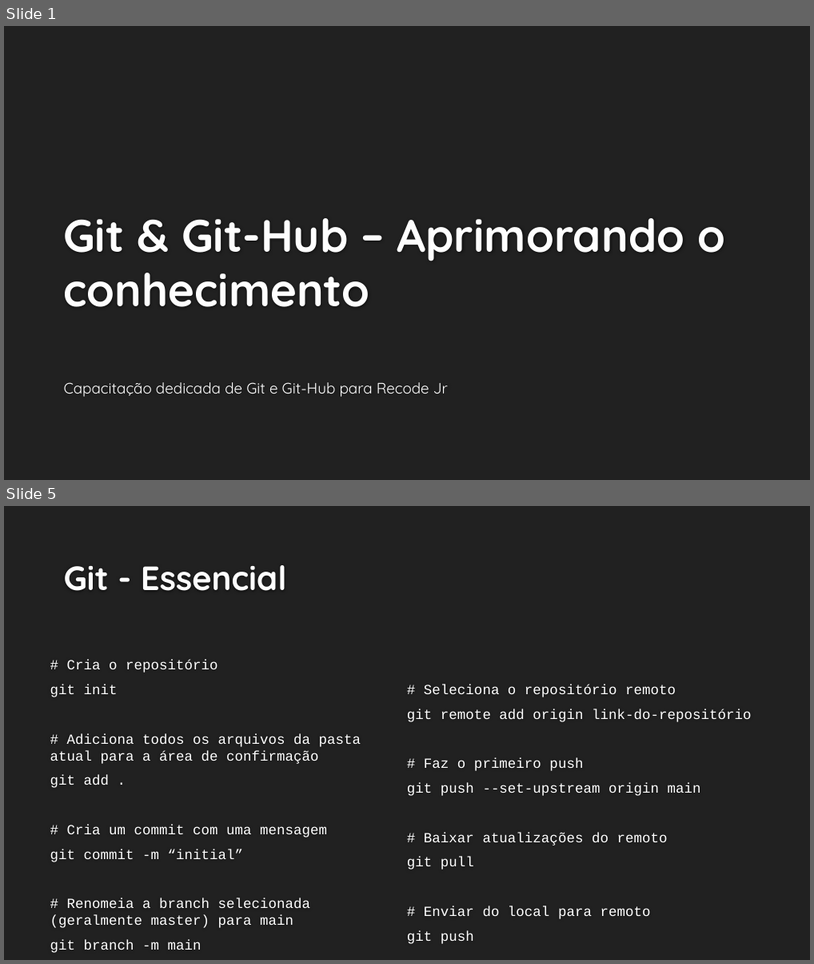
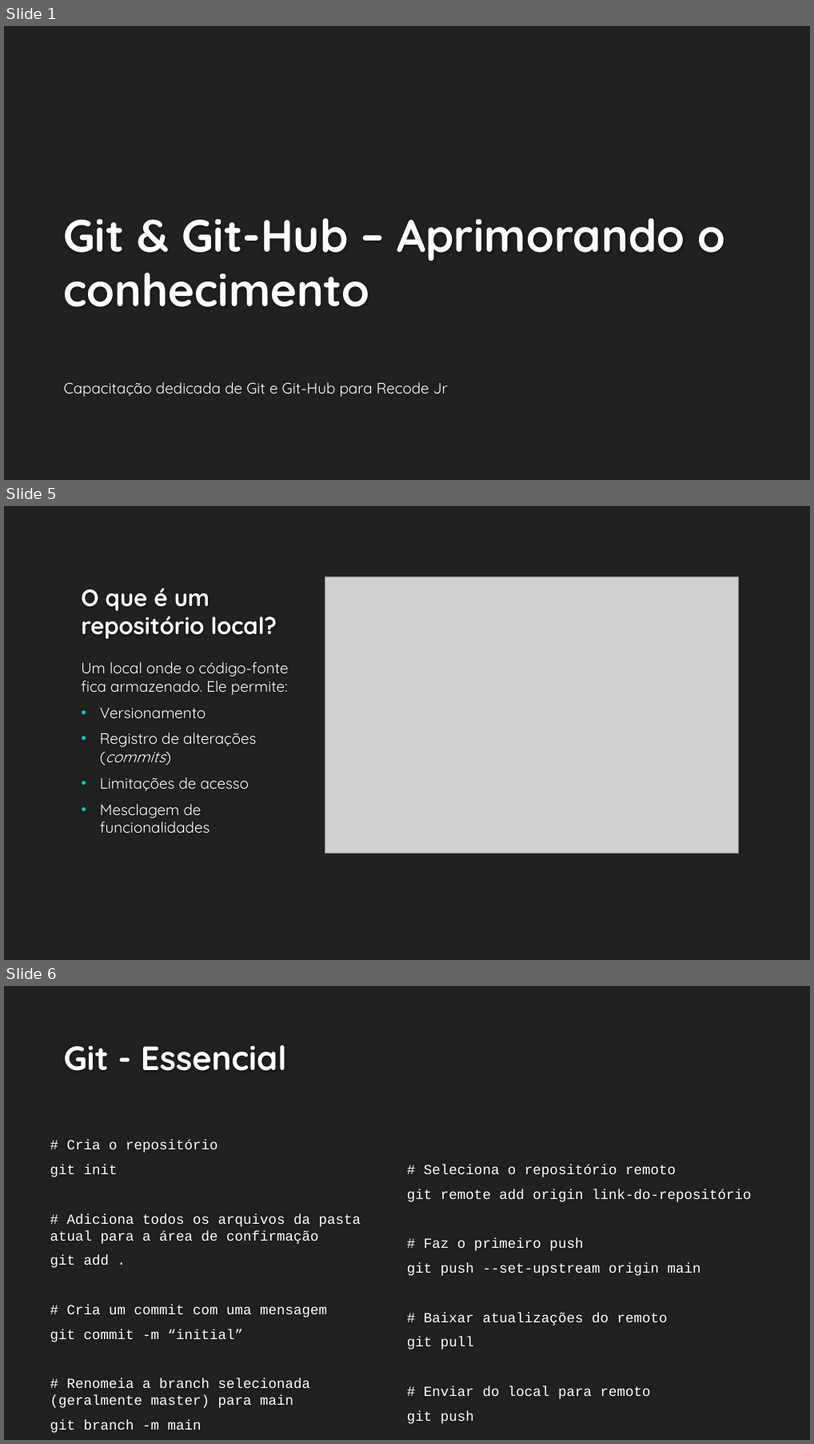
Before and after one commit to RecodeJr/GitHub-Professional, a slide deck: Git-GitHub/Git & Git-Hub – Aprimorando o conhecimento.pptx. Shown one above the other, each under a label of ours: slides 1 and 5 before the commit, slides 1, 5 and 6 after it; the slides between them are not shown. The pictures are 814x964 and 814x1444 pixels, drawn with LibreOffice and Linux fonts; fonts in the diff are those of the drawing; grey boxes stand for pictures; background and template pictures are left out. Boxes give left, top, right and bottom in pixels: in the first picture for what was removed or moved away, otherwise in the second. Text is boxed around its words. In the diff, an @@ line names an element or a change of style, - is before the commit and + after.

```diff
--- a/Git-GitHub/Git & Git-Hub – Aprimorando o conhecimento.pptx
+++ b/Git-GitHub/Git & Git-Hub – Aprimorando o conhecimento.pptx
@@ slide 5 added at (4, 506, 810, 960), background #212121 @@
@@ picture added at (326, 576, 739, 852) @@
@@ title added at (81, 588, 277, 639), 28 pt, text #FEFEFE, bold @@
+O que é um repositório local?
@@ text added at (81, 662, 289, 832), 18 pt, text #FFFFFF @@
+Um local onde o código-fonte fica armazenado. Ele permite:
+• Versionamento
+• Registro de alterações (commits)
+• Limitações de acesso
+• Mesclagem de funcionalidades
@@ what was slide 5 is now slide 6 @@
```
Also in this commit, not shown: 4 slides changed, 1 other file.
